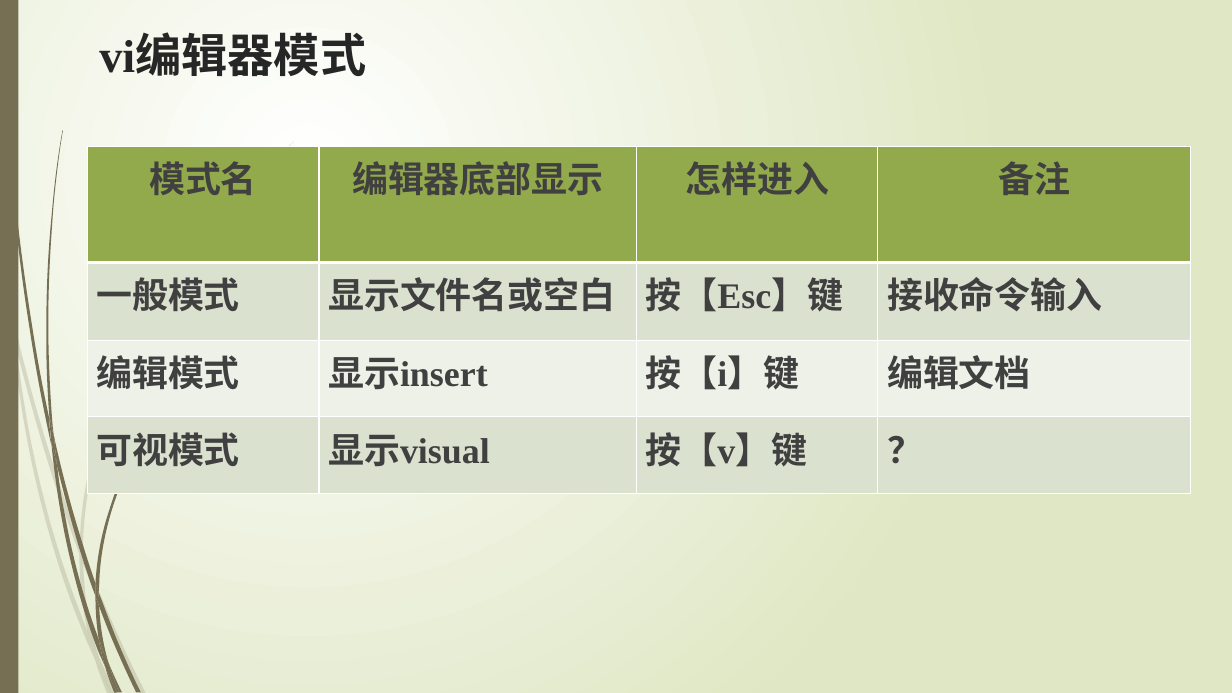
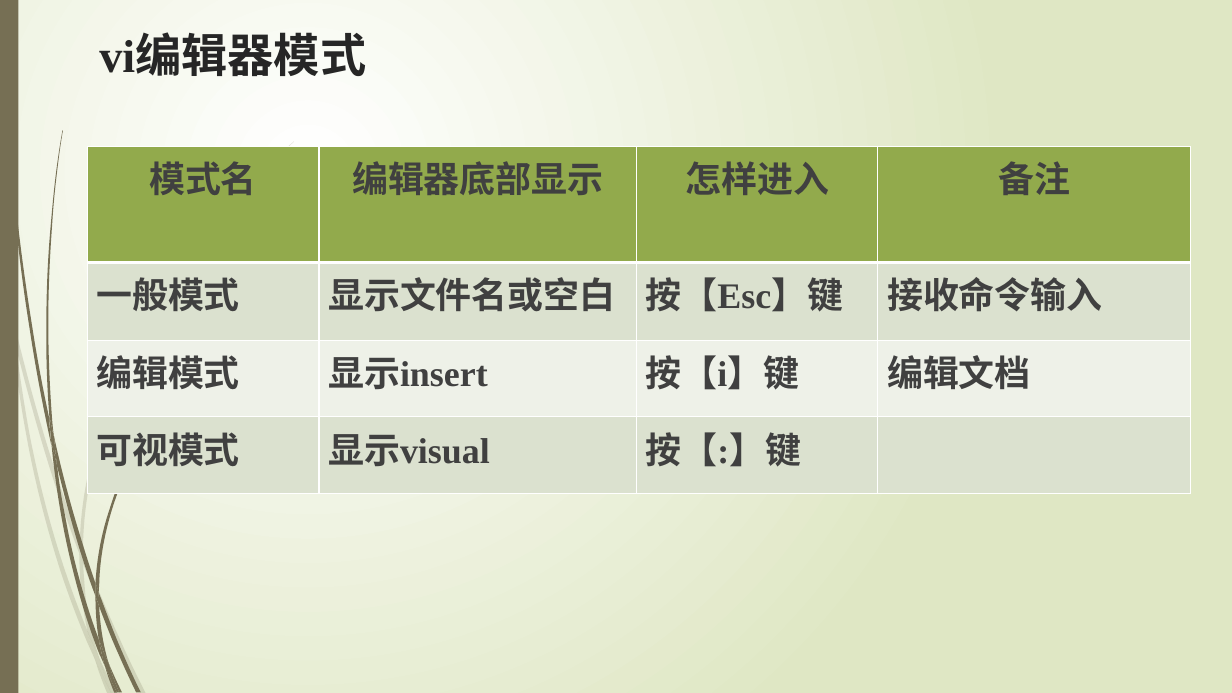
Before and after one commit to edu2act/course-testing-technique, a slide deck: slide 5 of PPT/4 vi编辑器的使用.pptx. Drawn at 1232x693 pixels with LibreOffice and Linux fonts; fonts in the diff are those of the drawing. Boxes give left, top, right and bottom in pixels: in the first picture for what was removed or moved away, otherwise in the second. Text is boxed around its words. In the diff, an @@ line names an element or a change of style, - is before the commit and + after.

```diff
--- a/PPT/4 vi编辑器的使用.pptx
+++ b/PPT/4 vi编辑器的使用.pptx
@@ table at box(87, 146, 1191, 494) @@
-row 4, column 3: 按【v】键
+row 4, column 3: 按【:】键
-row 4, column 4: ？
+row 4, column 4: 
```
Also in this commit, not shown: 2 other slides changed.
